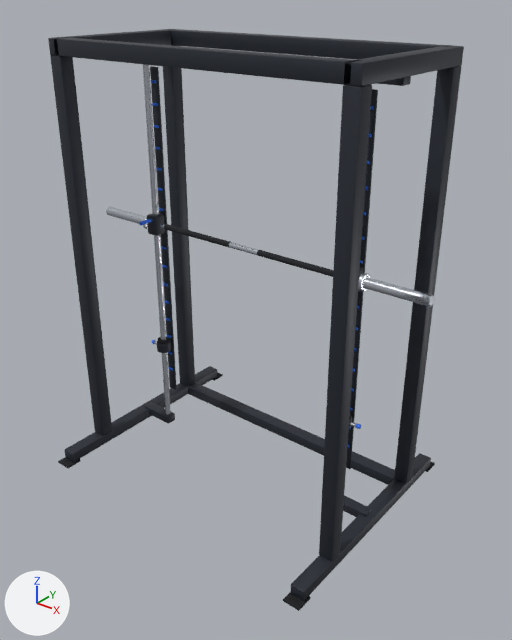
One commit to the glTF model exercise-motion/models/machines/smith-machine.glb: the scene before it, then after it.
The view is the same before and after, from a camera (50 mm lens) standing at (2.1, -2.54, 2.51) and looking at (0.1, -0.03, 0.95). The axes (+X, +Y, +Z) are drawn at lower left. The lights are the same throughout. The older version comes first. Where no turn or scale is listed for an object, it has been applied to the vertices.

Objects in the first picture: 'carriage.chrome', 'carriage.frame', 'carriage.grip', 'frame.chrome', 'frame.frame', 'safety_L.frame', 'safety_R.frame' and 4 more.
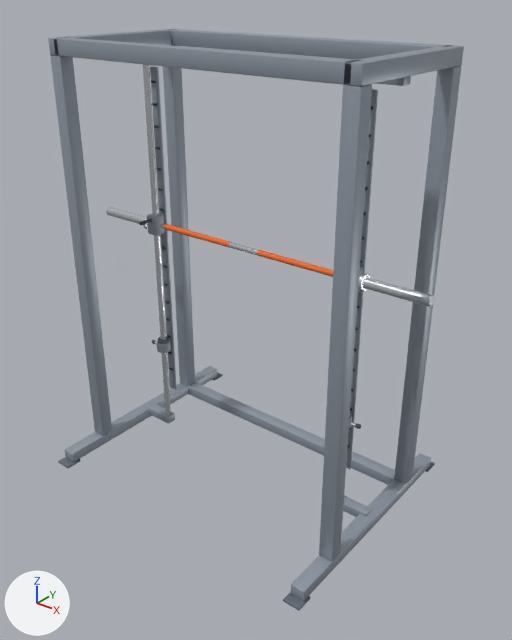
Changed parts and their boxes (x1, y1, x2, y2) in the pictures (512 x 640 px):
'frame.frame', recoloured (dark grey to grey): (48, 29, 464, 601) in both
'carriage.grip', recoloured: (164, 224, 333, 277) in both
'carriage.frame', recoloured: (147, 213, 364, 292) in both
'safety_R.frame', recoloured: (157, 340, 171, 353) in both
'safety_L.frame', recoloured: (349, 415, 352, 428) in both

The edits, one by one:
Material 'mat_frame' (mat_mat_frame) changes colour from dark grey #2e333c to grey #99a2ae; in linear values from (0.0273, 0.0331, 0.0452) to (0.319, 0.361, 0.423).
Material 'mat_grip' (mat_mat_grip) changes colour from black #1a1d22 to orange #f26b1d; in linear values from (0.0103, 0.0123, 0.016) to (0.888, 0.147, 0.0123).
